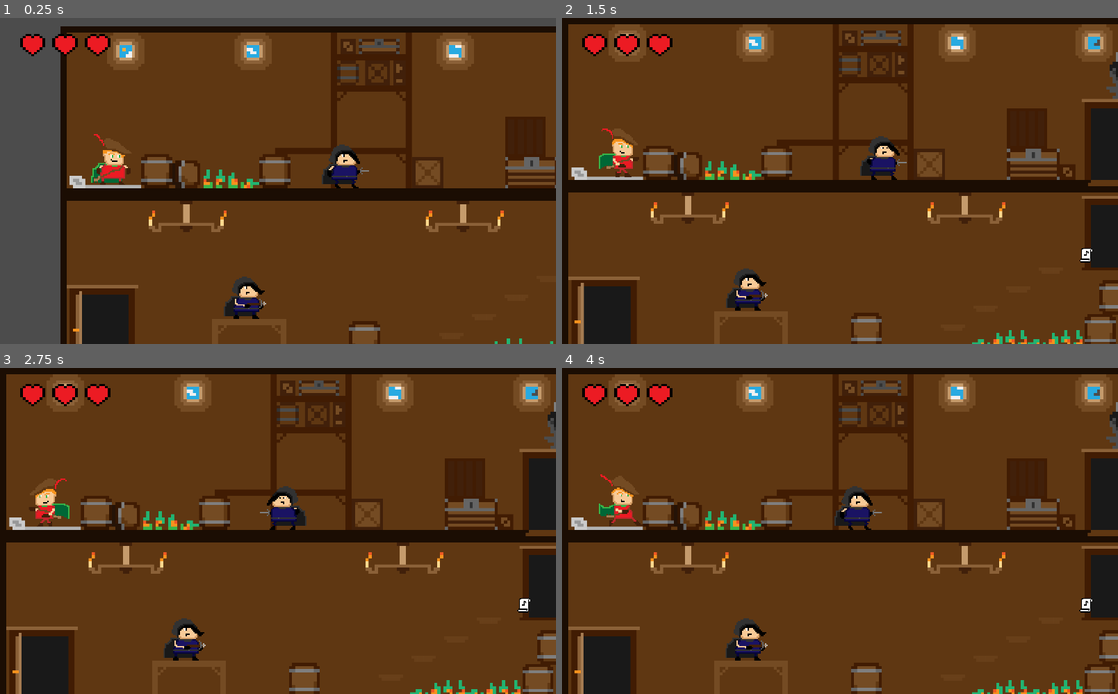
Above: before the commit, frames 1-4 (two rows, left to right).
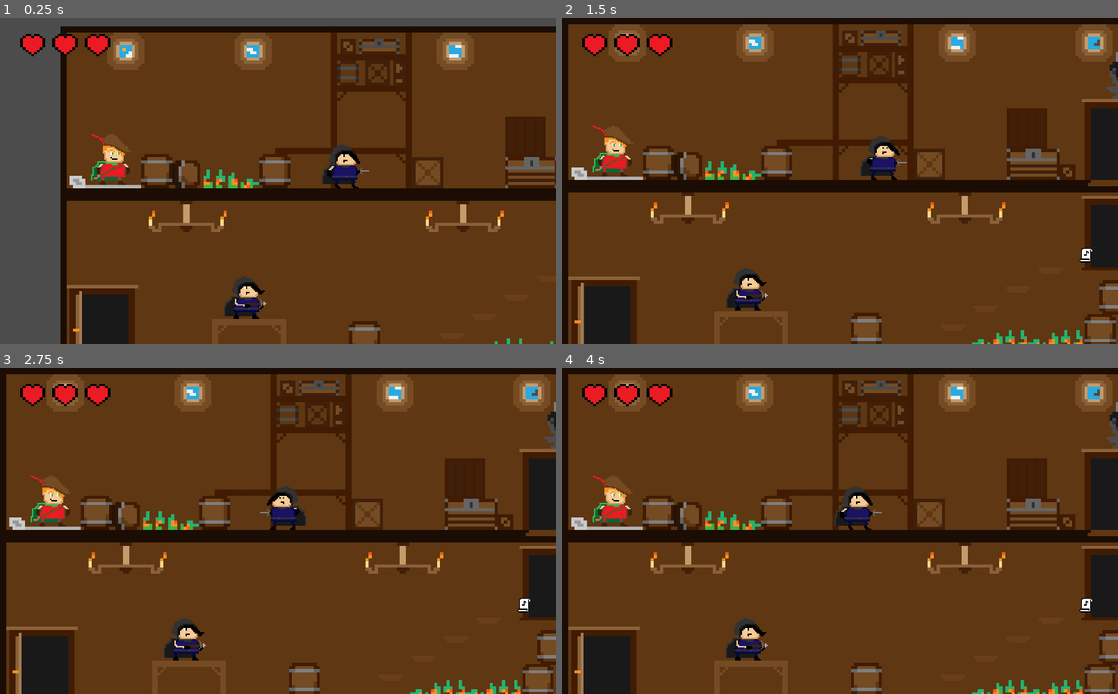
Above: after the commit, the same moments.

Repository: franciscapessanha/Lusitannia
Game: Godot game, scene res://Scenes/Tutorial.tscn
The game is run twice, just before and just after one commit, with the same random seed, the same clock (stepped at 60 frames per second) and the same inputs. Sound files missing from this copy of the repository are replaced by a short silence.
Inputs:
- Up to frame 1 (0.25 s): no input
- Up to frame 2 (1.5 s): hold Right (ui_right) from 0.53 s (still down); tap C (Do) at 0.6 s; tap Space (ui_select) at 0.77 s; tap F (Fa) at 1.35 s
- Up to frame 3 (2.75 s): tap Space (ui_select) at 1.52 s; release Right (ui_right) at 2.03 s; hold Left (ui_left) from 2.03 s (still down); tap A (La) at 2.1 s
- Up to frame 4 (4 s): release Left (ui_left) at 2.78 s; hold Right (ui_right) from 2.78 s (still down); tap E (Mi) at 2.85 s; tap Space (ui_select) at 3.02, 3.77 s; tap B (Si) at 3.6 s

The runs differ from the first frame. In frame 1, 0.3% of the frame differs, in the area x 16-24%, y 35-52%; in frame 2, 0.6%, in the area x 5-14%, y 33-49%; in frame 3, 0.5%; in frame 4, 0.6%.
Error after the commit: Parse Error: Unexpected token: Identifier:Loop (res://Scripts/Bard.gd:463)

Commit message:
Loop background sounds

Diff:
--- a/Scenes/Tutorial.tscn
+++ b/Scenes/Tutorial.tscn
@@ -163,3 +163,11 @@
 editor_draw_limits = false
 editor_draw_drag_margin = true
 _sections_unfolded = [ "Drag Margin", "Editor", "Limit", "Smoothing", "Transform" ]
+
+[connection signal="finished" from="sounds/background" to="Bard" method="_on_background_finished"]
+
+[connection signal="finished" from="sounds/0_rhythm" to="Bard" method="_on_0_rhythm_finished"]
+
+[connection signal="finished" from="sounds/1_rhythm" to="Bard" method="_on_1_rhythm_finished"]
+
+[connection signal="finished" from="sounds/2_melody" to="Bard" method="_on_2_melody_finished"]
--- a/Scripts/Bard.gd
+++ b/Scripts/Bard.gd
@@ -459,3 +459,18 @@
 #===================================================================
 func _on_collision_timer_timeout():
 	check_collision = true
+
+Loop background sounds
+#===================================================================
+func _on_background_finished():
+	get_parent().get_node("sounds/background").play()
+
+func _on_0_rhythm_finished():
+	get_parent().get_node("sounds/0_rhythm").play()
+
+func _on_1_rhythm_finished():
+	get_parent().get_node("sounds/1_rhythm").play()
+
+
+func _on_2_melody_finished():
+	get_parent().get_node("sounds/2_rhythm").play()
